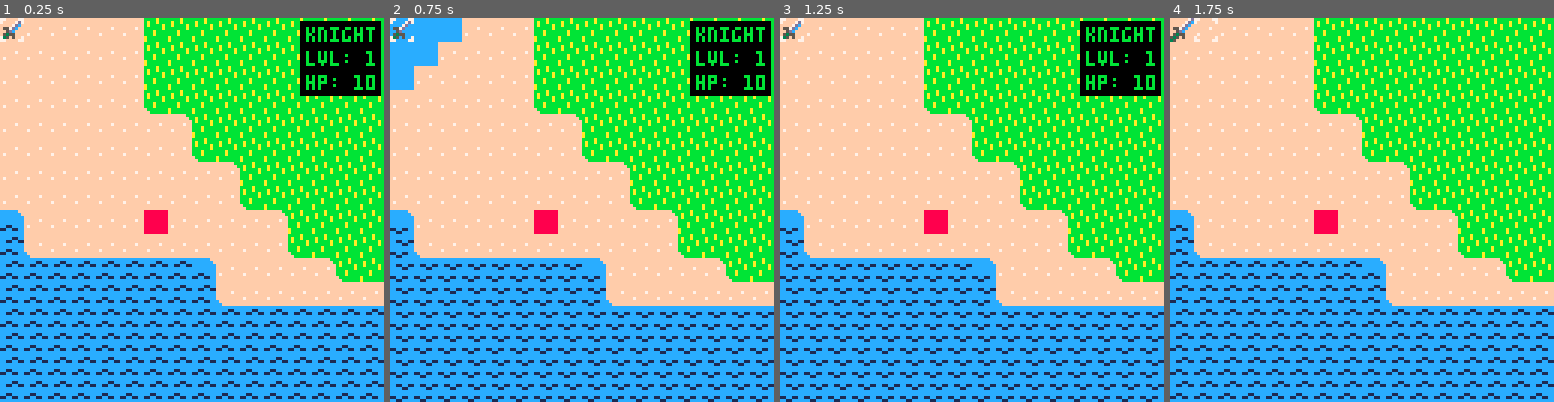
Above: before the commit, frames 1-4 (left to right).
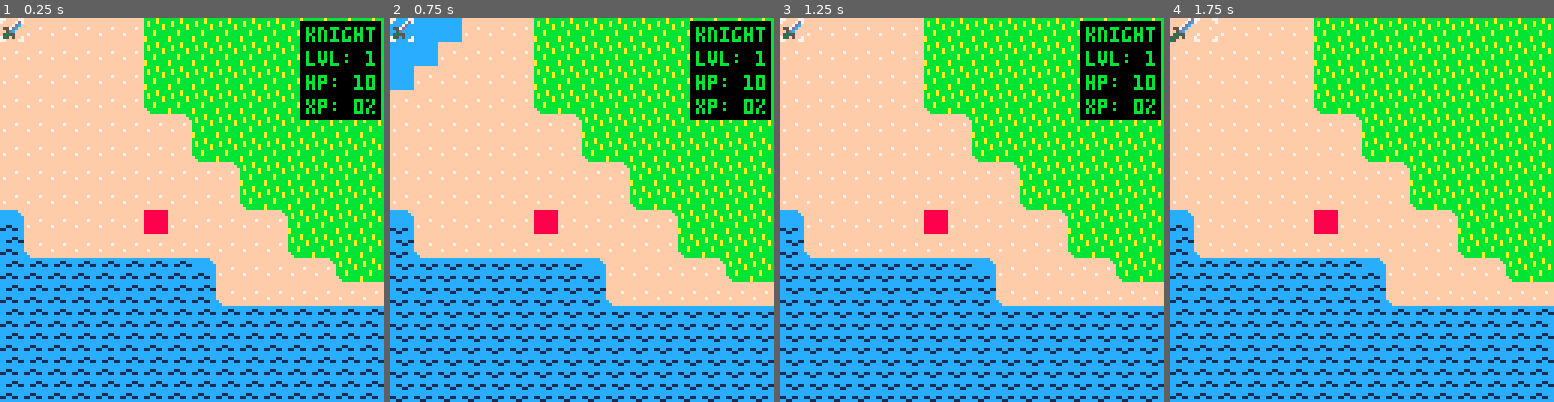
Above: after the commit, the same moments.

Repository: cstephen/PICO-8-Tactics
Game: PICO-8 cartridge tactics.p8
Two runs of this game, one before a commit and one after it. Both use one fixed random seed, a clock stepped at 60 frames per second and the inputs below.
Inputs:
- Up to frame 1 (0.25 s): no input
- Up to frame 2 (0.75 s): tap X (X key) at 0.33 s; tap O (Z key) at 0.7 s
- Up to frame 3 (1.25 s): tap X (X key) at 1.07 s
- Up to frame 4 (1.75 s): hold Right from 1.6 s (still down); tap O (Z key) at 1.7 s

The runs differ from the first frame. In frame 1, 1.1% of the frame differs, in the area x 78-100%, y 20-27%; in frame 2, 1.1%; in frame 3, 1.1%; in frame 4, nothing differs.

Commit message:
Add XP percentage to unit stats window.

Diff:
--- a/tactics.p8
+++ b/tactics.p8
@@ -782,6 +782,7 @@
   statprint(unit.type, screen.pos.x, screen.pos.y, g_colors[unit.alignment], screen.width)
   statprint("lvl: " .. unit.level, screen.pos.x, screen.pos.y + 8, g_colors[unit.alignment], screen.width)
   statprint("hp: " .. flr(unit.hp + 0.5), screen.pos.x, screen.pos.y + 16, g_colors[unit.alignment], screen.width)
+  statprint("xp: " .. flr((unit.xp / (5 * unit.level)) * 100) .. "%", screen.pos.x, screen.pos.y + 24, g_colors[unit.alignment], screen.width)
 end
 
 function portalspawn()
